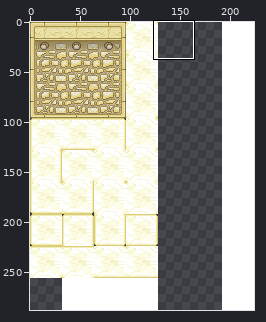
A sprite sheet gets an edit: UniPlattformer_private/Uni_New_Plattformer.gmx/background/images/bg_temple_tiles.png. The first picture is a wide view before the edit; the outline marks the close-up.
Close-up. The starting point:
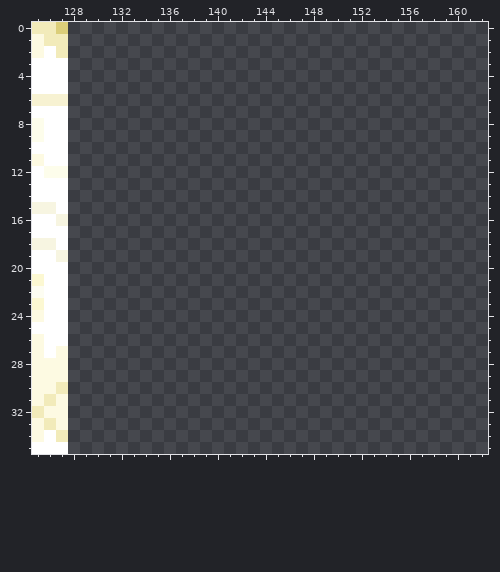
The file is 224x288 pixels. Colours within 5 levels of each other are drawn and written as one. Shown: x 125..162, y 0..35. The commit also changed other parts of the picture, which this record leaves out.
Once edited:
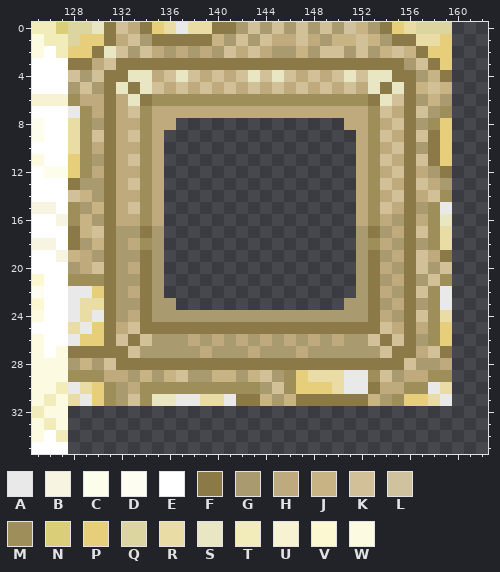
Palette (. is transparent): A #e9e9e9  B #f7f5e1  C #fdfdeb  D #fdfdf2  E #ffffff  F #8b7a48  G #aa9a70  H #beaa7c  J #c8b385  K #d1c098  L #d0c19f  M #9e8e59  N #dbce79  P #e7ce7a  Q #ddd59f  R #e9dda5  S #e8e6c3  T #f2ebba  U #f7f2d2  V #fcf8d2  W #fdfae2
The exact change:
y 0: x 128..159 ................................ -> QQSFKHFPRARRFFGKGKGKGKGLJGFPRQQQ
y 1: x 128..159 ................................ -> QPPFHKGFFFFFJGKGKHHKHGJJKJGFFRRP
y 2: x 128..159 ................................ -> PPFSKGKHGHGHGKHKHGGJGKKGKGJKJFPP
y 3: x 128..159 ................................ -> FFHKFFFFFFFFFFFFFFFFFFFFFFFFGKFP
y 4: x 128..159 ................................ -> KGKFFSSHKSKHKHKSKSKHKHKSKSSFFGJF
y 5: x 128..159 ................................ -> GKGFSFSKHKHKHKHKHKHKHKHKHSFSFJKJ
y 6: x 128..159 ................................ -> MHHFHSFMMMMMMMMMMMMMMMMMMFSKFGJG
y 7: x 128..159 ................................ -> AMHFHKMHHHHHHHHHHHHHHHHHHMKHFKGM
y 8: x 128..136 ......... -> RMGFHHMHH; x 151..159 ......... -> HHMHKFGMP
y 9: x 128..135 ........ -> RMKFHKMH; x 152..159 ........ -> HMKHFKFP
y 10: x 128..135 ........ -> RMHFHHMH; x 152..159 ........ -> HMHKFGFP
y 11: x 128..135 ........ -> PMGFHKMH; x 152..159 ........ -> HMKHFKFP
y 12: x 128..135 ........ -> PMHFHHMH; x 152..159 ........ -> HMHKFHGF
y 13: x 128..135 ........ -> FGGFHKMH; x 152..159 ........ -> HMKHFKHG
y 14: x 128..135 ........ -> KJGFHHMH; x 152..159 ........ -> HMHKFHKM
y 15: x 128..135 ........ -> MGJFHKMH; x 152..159 ........ -> HMKHFGMA
y 16: x 128..135 ........ -> MJGFHHMH; x 152..159 ........ -> HMHGFHMS
y 17: x 128..135 ........ -> FJKFGGFG; x 152..159 ........ -> GFGHFKMR
y 18: x 128..135 ........ -> FGJFGHMG; x 152..159 ........ -> GMHGFGMR
y 19: x 128..135 ........ -> JHGFGGFG; x 152..159 ........ -> GFGHFKHF
y 20: x 128..135 ........ -> GHKFGHFG; x 152..159 ........ -> GFHGFKGK
y 21: x 128..135 ........ -> MMMFGGFG; x 152..159 ........ -> GFGHFGKM
y 22: x 128..135 ........ -> AAPFGHFG; x 152..159 ........ -> GFHGFKMA
y 23: x 128..136 ......... -> ARRFGGFGG; x 151..159 ......... -> GGFGHFGMA
y 24: x 128..159 ................................ -> ARAFGHFGGGGGGGGGGGGGGGGGGFHGFKMR
y 25: x 128..159 ................................ -> RAPFHKFFFFFFFFFFFFFFFFFFFFKHFHMP
y 26: x 128..159 ................................ -> APPFKFKGGGHGHGHGHGHGHGHGGKFKFGMP
y 27: x 128..159 ................................ -> FFFFFKGGGGGHGGGHGGGHGGGGGGKFFHKF
y 28: x 128..159 ................................ -> GJGKFFFFFFFFFFFFFFFFFFFFFFFFKGGH
y 29: x 128..159 ................................ -> MMMHHGJGJKGGJJGJKGMPRRRAAMKGHHMM
y 30: x 128..159 ................................ -> ARPMGHMMMMMMMMMMGKMPPPRAAFHHMMAR
y 31: x 128..159 ................................ -> RAPMGKMSSAARRAFFJGJFFFFFFJGMPPRA
Boxes around the changes in both close-ups, in picture pixels (x1, y1, x2, y2):
added: (68, 22, 452, 406)
